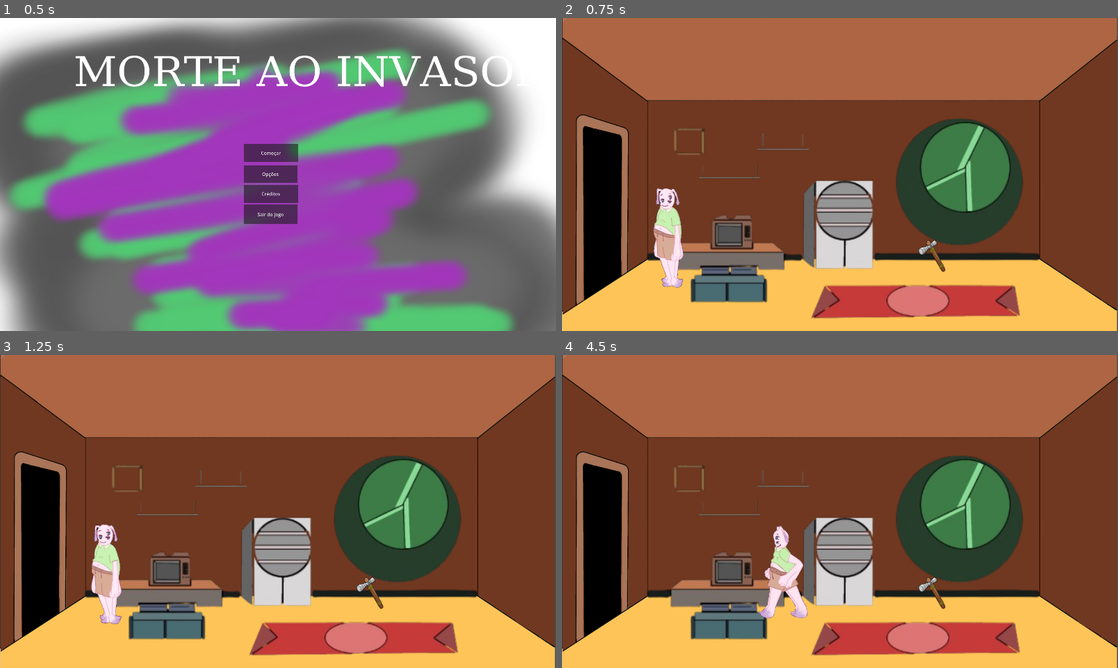
Above: before the commit, frames 1-4 (two rows, left to right).
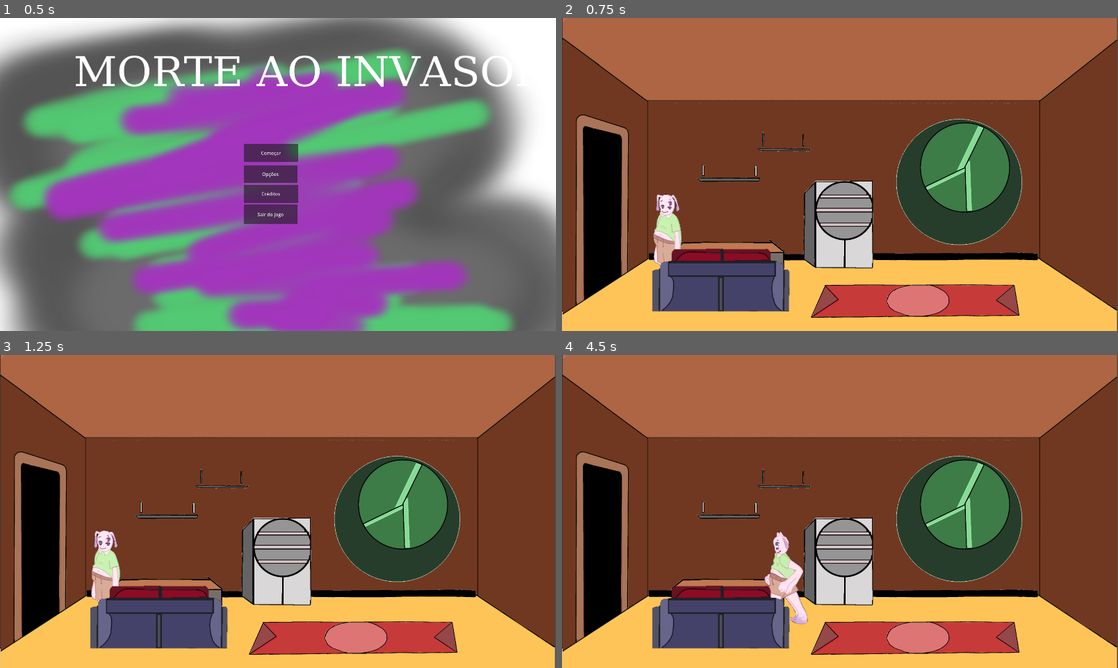
Above: after the commit, the same moments.

Repository: devklebinho/morte-ao-invasor
Game: Godot game, scene res://Scenes/main_menu.tscn
Same seed, same stepped clock (60 frames per second), same inputs: the game is played once before the commit and once after it.
Inputs:
- Up to frame 1 (0.5 s): no input
- Up to frame 2 (0.75 s): click "Começar" at 0.5 s
- Up to frame 3 (1.25 s): no input
- Up to frame 4 (4.5 s): hold Right (right) 1.28-2.03 s; hold E (Interact) 1.28-2.03 s; hold A (left) 2.03-2.78 s; tap E (Interact) at 2.1, 3.6 s; hold E (Interact) 2.78-3.53 s; hold Right (right) 2.78-4.28 s; hold A (left) from 4.28 s (still down); hold E (Interact) from 4.28 s (still down)

Frame 1 is identical in both runs. In frame 2, 9.4% of the frame differs, in the area x 15-86%, y 27-96%; in frame 3, 9.4%; in frame 4, 9.6%.

Commit message:
add and adjust assets

Diff:
--- a/Scenes/Rooms/sala.tscn
+++ b/Scenes/Rooms/sala.tscn
@@ -1,7 +1,7 @@
 [gd_scene format=3 uid="uid://o4t4nd82ywg0"]
 
 [ext_resource type="Texture2D" uid="uid://dxbsoypd5cp2i" path="res://Arts/Environments/bgsala.png" id="1_35tbc"]
-[ext_resource type="Texture2D" uid="uid://dcrbdmngqa3nd" path="res://Arts/Environments/salamoveis-removebg-preview.png" id="2_2x4t4"]
+[ext_resource type="Texture2D" uid="uid://dav1l4forfxk4" path="res://Arts/Environments/salamoveis.png" id="2_g36jt"]
 [ext_resource type="Script" uid="uid://dgdd1c5vbx6hq" path="res://Scripts/Game/Porta.gd" id="3_vbwy0"]
 
 [sub_resource type="CapsuleShape2D" id="CapsuleShape2D_uhgjh"]
@@ -14,10 +14,9 @@
 texture = ExtResource("1_35tbc")
 centered = false
 
-[node name="SalamoveisRemovebgPreview" type="Sprite2D" parent="." unique_id=430327369]
+[node name="SalaMoveis" type="Sprite2D" parent="." unique_id=430327369]
 position = Vector2(962, 546)
-scale = Vector2(2.8913329, 2.8913333)
-texture = ExtResource("2_2x4t4")
+texture = ExtResource("2_g36jt")
 
 [node name="PortaEsquerda" type="Area2D" parent="." unique_id=756229302]
 position = Vector2(141, 678)
--- a/Scenes/gameplay.tscn
+++ b/Scenes/gameplay.tscn
@@ -7,6 +7,9 @@
 [ext_resource type="PackedScene" uid="uid://d03grei7sbkta" path="res://Scenes/Rooms/quintal.tscn" id="6_1qnfl"]
 [ext_resource type="Script" uid="uid://batr08dasmn32" path="res://Scripts/Game/camera_manager.gd" id="6_rlidi"]
 [ext_resource type="PackedScene" uid="uid://bcq6ft2884bi7" path="res://Prefabs/Martelo.tscn" id="7_1qnfl"]
+[ext_resource type="Texture2D" uid="uid://bgywvow2m58td" path="res://Arts/Environments/Sofa.png" id="8_urrcd"]
+[ext_resource type="Texture2D" uid="uid://uxaqlbstepiq" path="res://Arts/Environments/mesa.png" id="9_puebw"]
+[ext_resource type="Texture2D" uid="uid://blopcuft875bw" path="res://Arts/Environments/Cadeira.png" id="10_5h7oy"]
 
 [node name="GameTESTE" type="Node2D" unique_id=1767757858]
 
@@ -32,31 +35,47 @@
 [node name="Sala" parent="." unique_id=1203619176 instance=ExtResource("1_kwrm5")]
 
 [node name="LRoomSP" type="Marker2D" parent="Sala" unique_id=186209176]
-position = Vector2(332, 737)
+position = Vector2(332, 780)
 scale = Vector2(2, 2)
 
 [node name="RRoomSP" type="Marker2D" parent="Sala" unique_id=1766911257]
-position = Vector2(1654, 713)
+position = Vector2(1654, 780)
 scale = Vector2(2, 2)
 
 [node name="Cozinha" parent="." unique_id=525947825 instance=ExtResource("2_r8bcl")]
 position = Vector2(-1915, 0)
 
 [node name="RKitchenSP" type="Marker2D" parent="Cozinha" unique_id=1158672417]
-position = Vector2(1606, 738)
+position = Vector2(1606, 780)
 
 [node name="LKitchenSP" type="Marker2D" parent="Cozinha" unique_id=2034609296]
-position = Vector2(305, 738)
+position = Vector2(305, 780)
 
 [node name="Quintal" parent="." unique_id=1600706536 instance=ExtResource("6_1qnfl")]
 position = Vector2(-3832, -3)
 
 [node name="ROutsideSP" type="Marker2D" parent="Quintal" unique_id=1522533888]
-position = Vector2(1564, 737)
+position = Vector2(1564, 780)
 
-[node name="body_test" parent="." unique_id=901089597 instance=ExtResource("4_kwrm5")]
-position = Vector2(364, 759)
+[node name="Martelo" parent="." unique_id=577488546 instance=ExtResource("7_1qnfl")]
+position = Vector2(-958.00006, 687)
+rotation = -0.8870562
+
+[node name="Player" parent="." unique_id=901089597 instance=ExtResource("4_kwrm5")]
+position = Vector2(364, 780)
 script = ExtResource("5_r8bcl")
 
-[node name="Martelo" parent="." unique_id=577488546 instance=ExtResource("7_1qnfl")]
-position = Vector2(1280, 821)
+[node name="Sofa" type="Sprite2D" parent="." unique_id=21484685]
+position = Vector2(550.00006, 887)
+scale = Vector2(1.800315, 1.8003147)
+texture = ExtResource("8_urrcd")
+
+[node name="Mesa" type="Sprite2D" parent="." unique_id=1273777286]
+position = Vector2(-1026, 948.99994)
+scale = Vector2(1.1666666, 1.1666666)
+texture = ExtResource("9_puebw")
+
+[node name="Cadeira" type="Sprite2D" parent="." unique_id=1928161337]
+position = Vector2(-691, 962)
+texture = ExtResource("10_5h7oy")
+flip_h = true
Binary file added: Arts/Environments/Cadeira.png
Not shown, changed: Arts/Environments/Cadeira.png.import
Binary file added: Arts/Environments/mesa.png
Not shown, changed: Arts/Environments/mesa.png.import
Binary file removed: Arts/Environments/sala.png
Binary file removed: Arts/Environments/sala_cinza.png
Binary file removed: Arts/Environments/salamoveis-removebg-preview.png
Binary file added: Arts/Environments/salamoveis.png
Not shown, changed: Arts/Environments/salamoveis.png.import
Not shown, changed: export_presets.cfg
